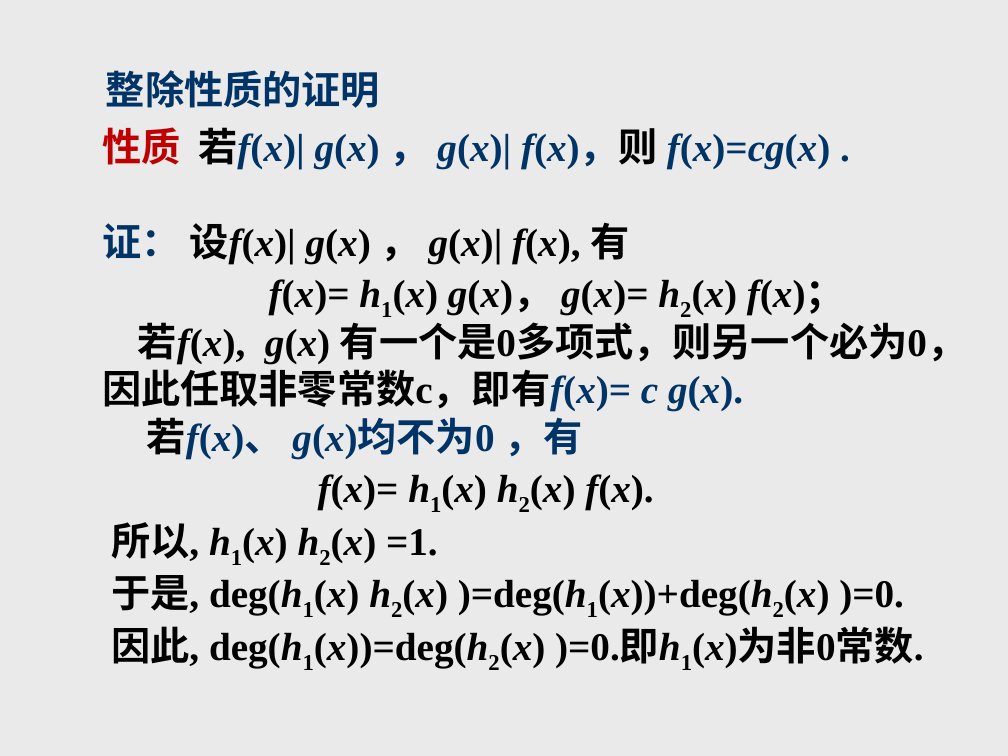
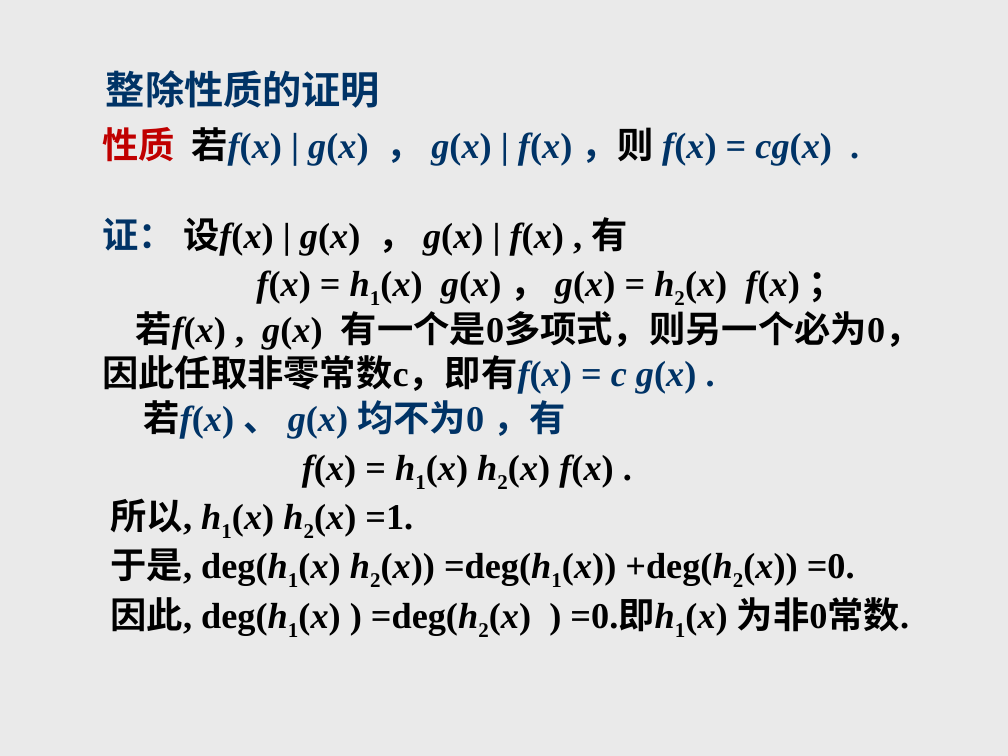
Before and after one commit to zhangbiaomath/zhangbiaomath.github.io, a slide deck: slide 28 of teaching/高等代数/课件/第1章-多项式.ppt. Drawn at 1008x756 pixels with LibreOffice and Linux fonts; fonts in the diff are those of the drawing. Boxes give left, top, right and bottom in pixels: in the first picture for what was removed or moved away, otherwise in the second. Text is boxed around its words. In the diff, an @@ line names an element or a change of style, - is before the commit and + after.

```diff
--- a/teaching/高等代数/课件/第1章-多项式.ppt
+++ b/teaching/高等代数/课件/第1章-多项式.ppt
@@ text at [102, 127, 922, 487]: text changed; size 28 to 25.9 pt @@
-性质 若f(x)| g(x) ， g(x)| f(x)，则 f(x)=cg(x) .
-证： 设f(x)| g(x) ， g(x)| f(x), 有
-f(x)= h1(x) g(x)， g(x)= h2(x) f(x)；
-若f(x), g(x) 有一个是0多项式，则另一个必为0，
-因此任取非零常数c，即有f(x)= c g(x).
-若f(x)、 g(x)均不为0 ，有
-f(x)= h1(x) h2(x) f(x).
+性质 若f(x) | g(x) ， g(x) | f(x) ，则 f(x) = cg(x) .
+证： 设f(x) | g(x) ， g(x) | f(x) , 有
+f(x) = h1(x) g(x) ， g(x) = h2(x) f(x) ；
+若f(x) , g(x) 有一个是0多项式，则另一个必为0，
+因此任取非零常数c，即有f(x) = c g(x) .
+若f(x) 、 g(x) 均不为0 ，有
+f(x) = h1(x) h2(x) f(x) .
@@ text at [111, 498, 413, 536]: size 28 to 25.9 pt in "所以, h1(x) h2(x) =1." @@
@@ text at [111, 548, 909, 635]: text changed; size 28 to 25.9 pt @@
-于是, deg(h1(x) h2(x) )=deg(h1(x))+deg(h2(x) )=0.
-因此, deg(h1(x))=deg(h2(x) )=0.即h1(x)为非0常数.
+于是, deg(h1(x) h2(x)) =deg(h1(x)) +deg(h2(x)) =0.
+因此, deg(h1(x) ) =deg(h2(x) ) =0.即h1(x) 为非0常数.
```
Also in this commit, not shown: 102 other slides changed.
